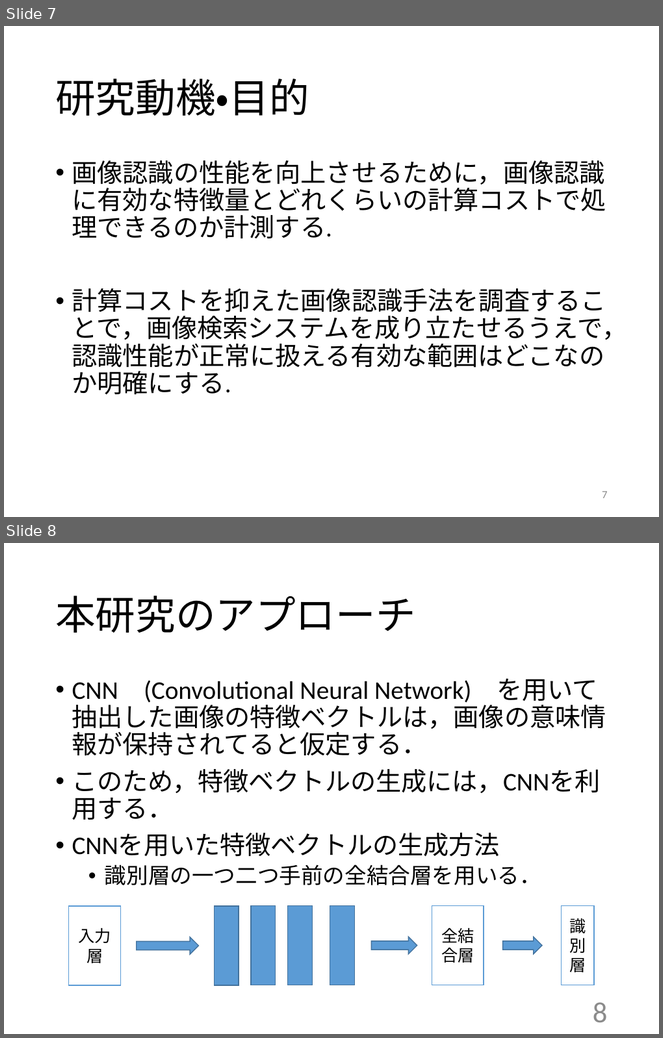
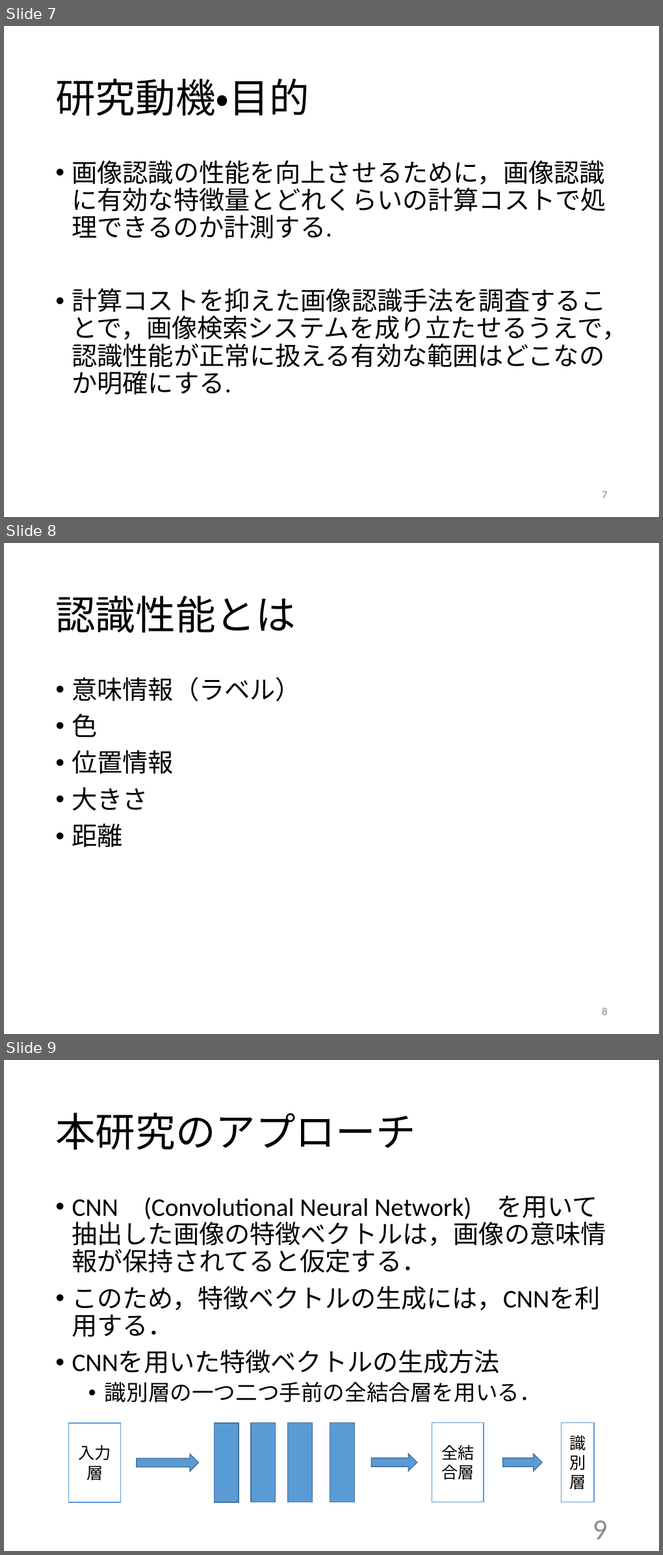
Before and after one commit to kait-takanolab/1821005-yoshioka-thesis, a slide deck: ゼミ発表資料/1821005_1115.pptx. Shown one above the other, each under a label of ours: slides 7 and 8 before the commit, slides 7, 8 and 9 after it. The pictures are 663x1038 and 663x1555 pixels, drawn with LibreOffice and Linux fonts; fonts in the diff are those of the drawing. Boxes give left, top, right and bottom in pixels: in the first picture for what was removed or moved away, otherwise in the second. Text is boxed around its words. In the diff, an @@ line names an element or a change of style, - is before the commit and + after.

```diff
--- a/ゼミ発表資料/1821005_1115.pptx
+++ b/ゼミ発表資料/1821005_1115.pptx
@@ slide 8 added at (4,543,659,1034), background #FFFFFF @@
@@ title added at (55,596,296,633), 44 pt, text #000000 @@
+認識性能とは
@@ text added at (72,677,301,848), 28 pt, text #000000 @@
+• 意味情報（ラベル）
+• 色
+• 位置情報
+• 大きさ
+• 距離
@@ page number added at (602,1008,607,1016), 12 pt, text #8C8C8C @@
+8
@@ what was slide 8 is now slide 9 @@
@@ page number at (593,1521,608,1540): text changed @@
-8
+9
```
Also in this commit, not shown: 1 slide changed.
